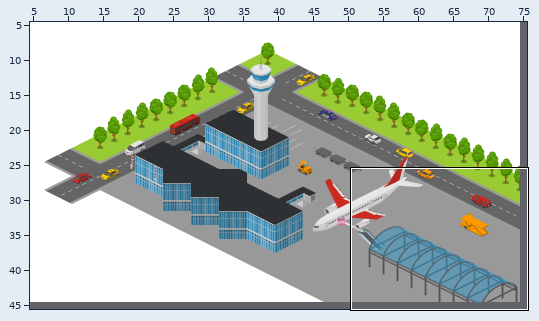
Tiled map (JSON), stored at airport.tmj. Above, an overview of the earlier version with the close-up marked.
Close-up. Old version:
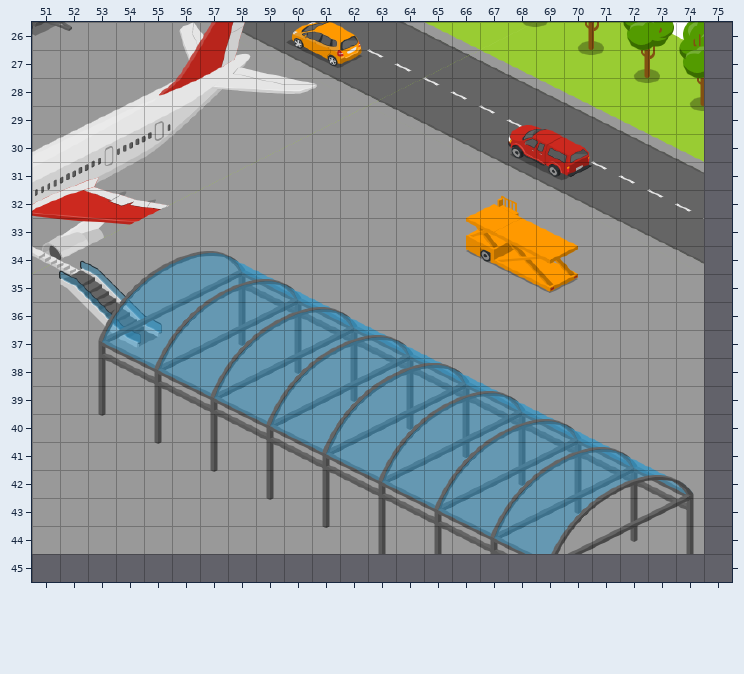
Cells are 32x32 px. Shown: x 51..75, y 26..45. The commit also changed other parts of the map, which this record leaves out.
After:
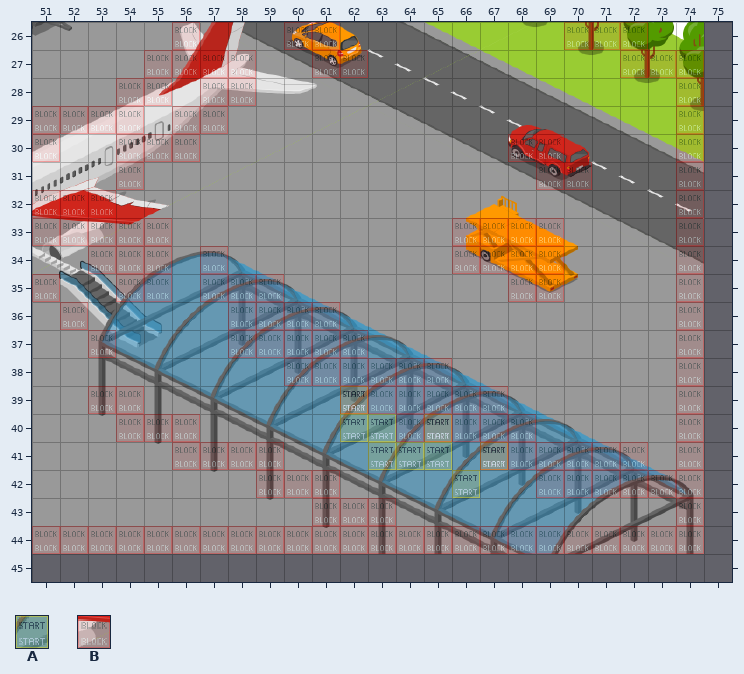
Key: from "WA_Special_Zones": A 1, B 2.
_ is an empty cell, . an unchanged one.
Tiles of an added or newly shown layer are drawn over the layers below it.
See-through tiles are keyed as they look on the map.
Difference:
--- layer "start" (now shown)
@@ x 62..67 @@
-39 _.....
-40 __._..
-41 .___._
-42 ...._.
+39 A.....
+40 AA.A..
+41 .AAA.A
+42 ....A.
--- layer "collisions" (now shown)
@@ x 51..74 @@
-26 ....._...__........___..
-27 ....____..__.........___
-28 ...__.__..............._
-29 ____.__................_
-30 _..___...........__...._
-31 ..._..............__..._
-32 ___...................._
-33 _____..........____...._
-34 ..___._........____...._
-35 _..__.___........__...._
-36 ._.....____............_
-37 .._...._____..........._
-38 .........______........_
-39 ..__.......______......_
-40 ...___......._____....._
-41 .....____.......______._
-42 ........___.......______
-43 ..........___.........._
-44 ________________________
+26 .....B...BB........BBB..
+27 ....BBBB..BB.........BBB
+28 ...BB.BB...............B
+29 BBBB.BB................B
+30 B..BBB...........BB....B
+31 ...B..............BB...B
+32 BBB....................B
+33 BBBBB..........BBBB....B
+34 ..BBB.B........BBBB....B
+35 B..BB.BBB........BB....B
+36 .B.....BBBB............B
+37 ..B....BBBBB...........B
+38 .........BBBBBB........B
+39 ..BB.......BBBBBB......B
+40 ...BBB.......BBBBB.....B
+41 .....BBBB.......BBBBBB.B
+42 ........BBB.......BBBBBB
+43 ..........BBB..........B
+44 BBBBBBBBBBBBBBBBBBBBBBBB
Changed places in both close-ups, as pixel boxes (x1, y1, x2, y2):
added: (32, 22, 704, 554)
